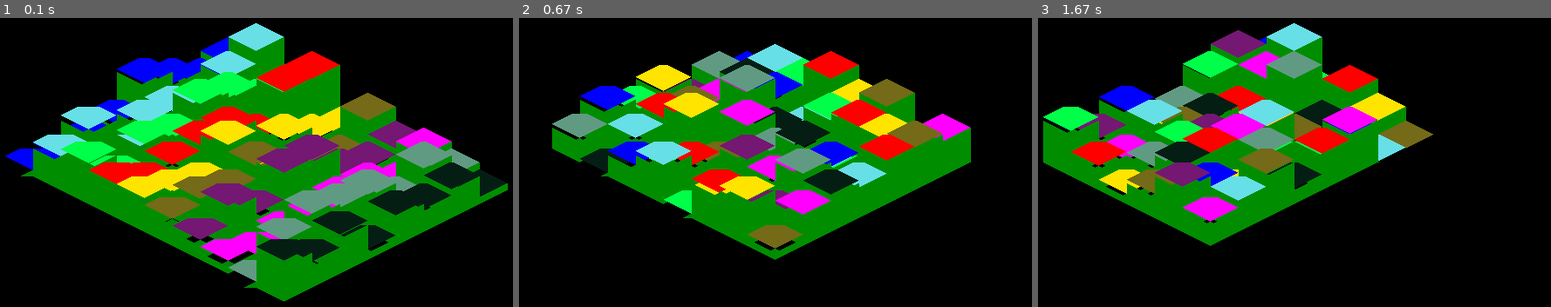
Above: before the commit, frames 1-3 (left to right).
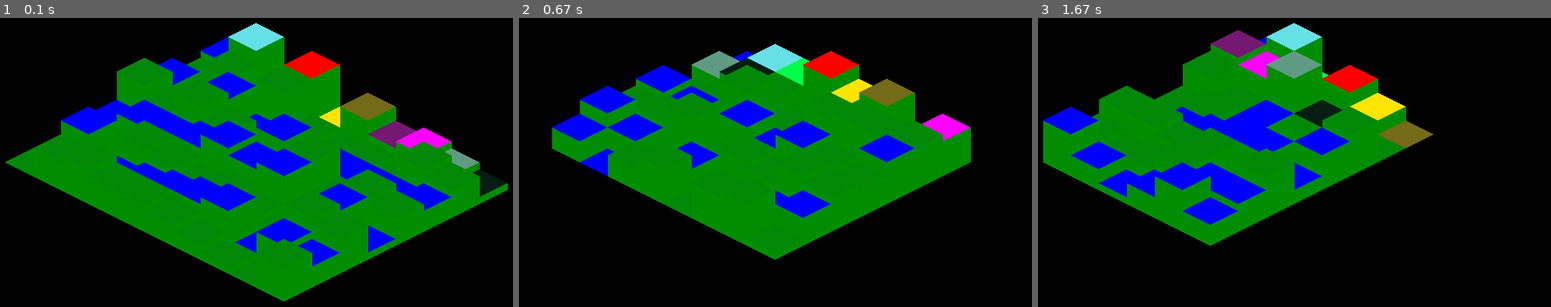
Above: after the commit, the same moments.

Repository: Zren/pyTactics
Game: pygame game, started from pyTactics.py
Same seed, same stepped clock (60 frames per second), same inputs: the game is played once before the commit and once after it. The source is Python 2; it was converted automatically to run under Python 3.
Inputs:
- Up to frame 1 (0.1 s): no input
- Up to frame 2 (0.67 s): tap G at 0.33 s
- Up to frame 3 (1.67 s): tap G at 0.67 s

The runs differ from the first frame. In frame 1, 24% of the frame differs, in the area x 1-94%, y 11-94%; in frame 2, 16%; in frame 3, 14%.

Commit message:
Fixed bug with loading tilesheets

Diff:
--- a/Resource.py
+++ b/Resource.py
@@ -22,7 +22,7 @@
         self.sheet = pygame.image.load(filename).convert_alpha()
         w,h = tileSize
         rects = []
-        for y in range(0, self.sheet.get_height()):
+        for y in range(0, self.sheet.get_height(), h):
             for x in range(0, self.sheet.get_width(), w):
                 rects.append(pygame.Rect(x, y, w, h))
         self.sprites = self.images_at(rects)
Not shown, changed: Resource.pyc
